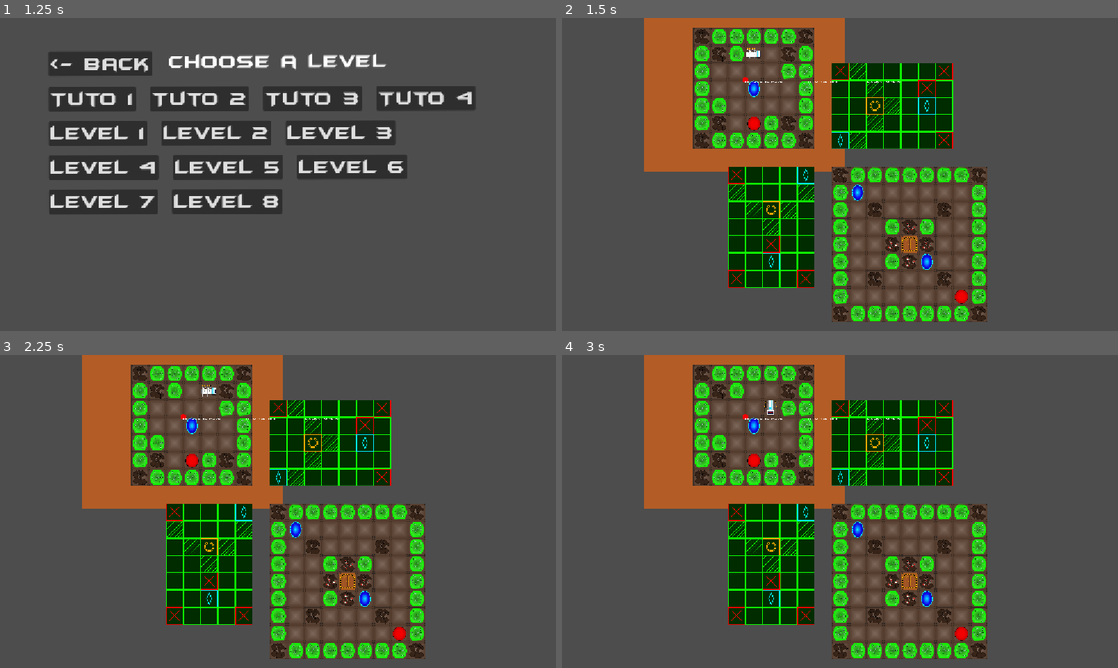
Above: before the commit, frames 1-4 (two rows, left to right).
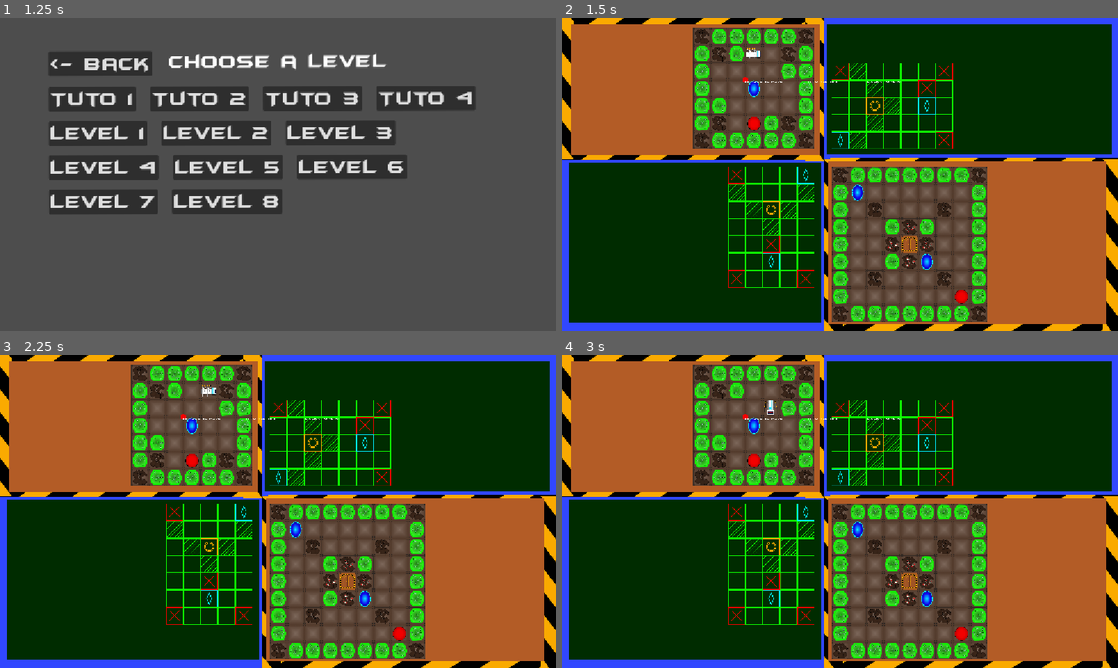
Above: after the commit, the same moments.

Repository: yuesubi/unijam-2026
Game: Godot game, scene res://Scenes/SceneContainers/meta_menu.tscn
Same seed, same stepped clock (60 frames per second), same inputs: the game is played once before the commit and once after it.
Inputs (mouse positions are in pixels of both pictures, inside the frame that each line leads up to):
- Up to frame 1 (1.25 s): click "PLAY" at 0.5 s
- Up to frame 2 (1.5 s): click "Level 8" at 1.25 s
- Up to frame 3 (2.25 s): tap Enter (ui_accept) at 2 s; move the mouse to (400, 495) at 2.02 s; hold Right (ui_right) from 2.03 s (still down); click (400, 495) at 2.1 s
- Up to frame 4 (3 s): tap Enter (ui_accept) at 2.27, 2.75 s; move the mouse to (728, 527) at 2.77 s; release Right (ui_right) at 2.78 s; hold Down (ui_down) from 2.78 s (still down); click (728, 527) at 2.85 s

Frame 1 is identical in both runs. In frame 2, 61% of the frame differs, in the area x 0-100%, y 0-100%; in frame 3, 61%; in frame 4, 61%.

Commit message:
deco final

Diff:
--- a/into-the-maze/Scenes/Levels/level_Final.tscn
+++ b/into-the-maze/Scenes/Levels/level_Final.tscn
@@ -4,8 +4,11 @@
 [ext_resource type="PackedScene" uid="uid://ca3mxg3j3gm5h" path="res://Scenes/portal/portal.tscn" id="2_l6edt"]
 [ext_resource type="PackedScene" uid="uid://ddtidhypefqra" path="res://Scenes/portal/portal_radar.tscn" id="3_03pla"]
 [ext_resource type="PackedScene" uid="uid://ba8tmddrsgu8t" path="res://Scenes/button/bomb_wall.tscn" id="4_55xkm"]
+[ext_resource type="Texture2D" uid="uid://bfqg6erlao4g6" path="res://Assets/back/Bloc_ Fond_Radar.png" id="4_a3u0n"]
+[ext_resource type="Texture2D" uid="uid://dbxprnpuqfkmo" path="res://Assets/back/Fond_Reel.png" id="5_7sgpq"]
 [ext_resource type="PackedScene" uid="uid://k853sanxs4hq" path="res://Scenes/button/button.tscn" id="5_a3u0n"]
 [ext_resource type="PackedScene" uid="uid://c5ei7li4risa4" path="res://Scenes/button/radar_button.tscn" id="6_7sgpq"]
+[ext_resource type="Texture2D" uid="uid://d0yeoxobnfrhg" path="res://Assets/back/Rubalise.png" id="6_yclge"]
 
 [node name="LevelBase" unique_id=1866254782 instance=ExtResource("1_yng4w")]
 
@@ -50,6 +53,80 @@
 position = Vector2(1281, 128)
 linkedPortal = NodePath("../Portal5")
 
+[node name="Sprite2D" parent="level_base2" parent_id_path=PackedInt32Array(402574150) index="11" unique_id=1877904564]
+position = Vector2(1658, 67.00003)
+scale = Vector2(16.453127, 7.4687505)
+
+[node name="Sprite2D2" type="Sprite2D" parent="level_base2" parent_id_path=PackedInt32Array(402574150) index="12" unique_id=181232164]
+z_index = -50
+position = Vector2(-371.99997, 1203)
+scale = Vector2(14.578127, 9.234375)
+texture = ExtResource("4_a3u0n")
+
+[node name="fondNormal" parent="level_base2" parent_id_path=PackedInt32Array(402574150) index="13" unique_id=605897269]
+position = Vector2(-370.25, 69.50003)
+scale = Vector2(1.2276667, 0.7122987)
+
+[node name="fondNormal2" type="Sprite2D" parent="level_base2" parent_id_path=PackedInt32Array(402574150) index="14" unique_id=509568361]
+z_index = -50
+position = Vector2(1643.6249, 1203.75)
+scale = Vector2(1.3725002, 0.8803075)
+texture = ExtResource("5_7sgpq")
+
+[node name="blueBack" parent="level_base2" parent_id_path=PackedInt32Array(402574150) index="15" unique_id=658004868]
+position = Vector2(604.5, 667)
+scale = Vector2(4.915, 2.736)
+
+[node name="rubalise" parent="level_base2" parent_id_path=PackedInt32Array(402574150) index="17" unique_id=1447633655]
+position = Vector2(-434, -438)
+scale = Vector2(3.075, 1)
+
+[node name="rubalise2" type="Sprite2D" parent="level_base2" parent_id_path=PackedInt32Array(402574150) index="18" unique_id=1658528120]
+z_index = -100
+position = Vector2(-433.99997, 525)
+scale = Vector2(3.075, 1.09375)
+texture = ExtResource("6_yclge")
+
+[node name="rubalise3" type="Sprite2D" parent="level_base2" parent_id_path=PackedInt32Array(402574150) index="19" unique_id=494673549]
+z_index = -100
+position = Vector2(1714.9999, 1814)
+scale = Vector2(3.409375, 1)
+texture = ExtResource("6_yclge")
+
+[node name="rubalise4" type="Sprite2D" parent="level_base2" parent_id_path=PackedInt32Array(402574150) index="20" unique_id=1502502425]
+z_index = -100
+position = Vector2(1719, 644.0001)
+scale = Vector2(3.409375, 1)
+texture = ExtResource("6_yclge")
+
+[node name="rubalise5" type="Sprite2D" parent="level_base2" parent_id_path=PackedInt32Array(402574150) index="21" unique_id=697855988]
+z_index = -100
+position = Vector2(2709, 1431.3691)
+rotation = 1.5707964
+scale = Vector2(2.6457217, 1)
+texture = ExtResource("6_yclge")
+
+[node name="rubalise6" type="Sprite2D" parent="level_base2" parent_id_path=PackedInt32Array(402574150) index="22" unique_id=1998865091]
+z_index = -100
+position = Vector2(650.92615, 1425.3579)
+rotation = 1.5707964
+scale = Vector2(2.638353, 1.110529)
+texture = ExtResource("6_yclge")
+
+[node name="rubalise7" type="Sprite2D" parent="level_base2" parent_id_path=PackedInt32Array(402574150) index="23" unique_id=1280358732]
+z_index = -100
+position = Vector2(-1335, -264)
+rotation = 1.5707964
+scale = Vector2(2.6457217, 1)
+texture = ExtResource("6_yclge")
+
+[node name="rubalise8" type="Sprite2D" parent="level_base2" parent_id_path=PackedInt32Array(402574150) index="24" unique_id=66649027]
+z_index = -100
+position = Vector2(512.8949, -261.3892)
+rotation = 1.5707964
+scale = Vector2(2.6788805, 1.0921075)
+texture = ExtResource("6_yclge")
+
 [node name="StaticBody2D" parent="." index="1" unique_id=625301696 instance=ExtResource("4_55xkm")]
 position = Vector2(1017, 1152)
 
